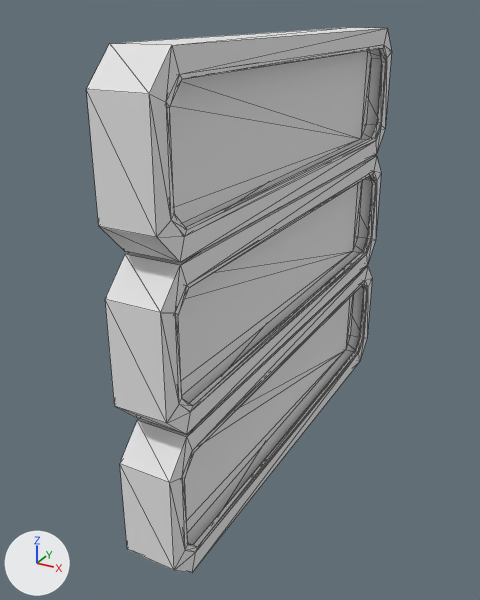
An edit to the OBJ model ArtSource/EBS-MER-UNT-003/export/SM_EBS_MER_UNT_003_Right_Shield_Panel_LOD1.obj, drawn before and after from the same camera.
The view is the same before and after, from a camera (50 mm lens) standing at (204.0, -338.0, 143.0) and looking at (26.0, -15.0, -18.0). The lights are fixed; the arrows at lower left show +X, +Y and +Z. The picture after the commit comes second. Mesh edges are drawn as thin lines. Where no turn or scale is listed for an object, it has been applied to the vertices. Vertices at exactly the same position are counted once.

Objects in the first picture: 'SM_EBS_MER_UNT_003_Right_Shield_Panel'.
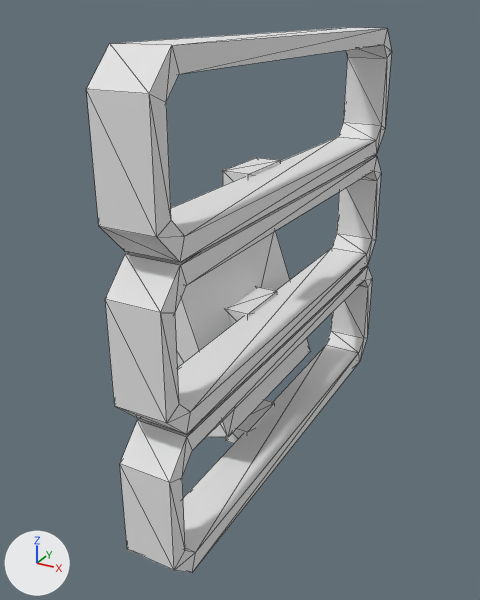
Changed parts and their boxes (x1, y1, x2, y2) in the pictures (480 x 600 px):
part 1 of me_sm_ebs_mer_unt_003_right_shield_panel, deleted: before (170, 50, 371, 533)
part 2 of me_sm_ebs_mer_unt_003_right_shield_panel, deleted: before (166, 45, 387, 552)

What changed in the scene script:
```text
Change me_sm_ebs_mer_unt_003_right_shield_panel:
    used by ob_sm_ebs_mer_unt_003_right_shield_panel; location = (0.0, 0.0, 0.0)
    remove me_sm_ebs_mer_unt_003_right_shield_panel.from_pydata(...)  # 296 vertices, 600 faces; spans x -12.0..61.0, y -143.0..137.0, z -117.0..131.0
    add me_sm_ebs_mer_unt_003_right_shield_panel.from_pydata(...)  # 128 vertices, 240 faces; spans x -12.0..61.0, y -143.0..137.0, z -117.0..131.0
    me_sm_ebs_mer_unt_003_right_shield_panel part 1: 6 loose pieces with 96 vertices, spanning x 37.0..50.0, y -133.0..127.0, z -107.0..121.0, are deleted
    me_sm_ebs_mer_unt_003_right_shield_panel part 2
    72 vertices are removed from x 58.0..61.0, y -133.0..127.0, z -107.0..121.0
    192 faces are deleted
    remove me_sm_ebs_mer_unt_003_right_shield_panel.materials.append(mat_mi_ebs_mer_statuscyan)  # white #e7e7e7
    remove me_sm_ebs_mer_unt_003_right_shield_panel.materials.append(mat_mi_ebs_mer_shieldfield)  # white #e7e7e7
```
